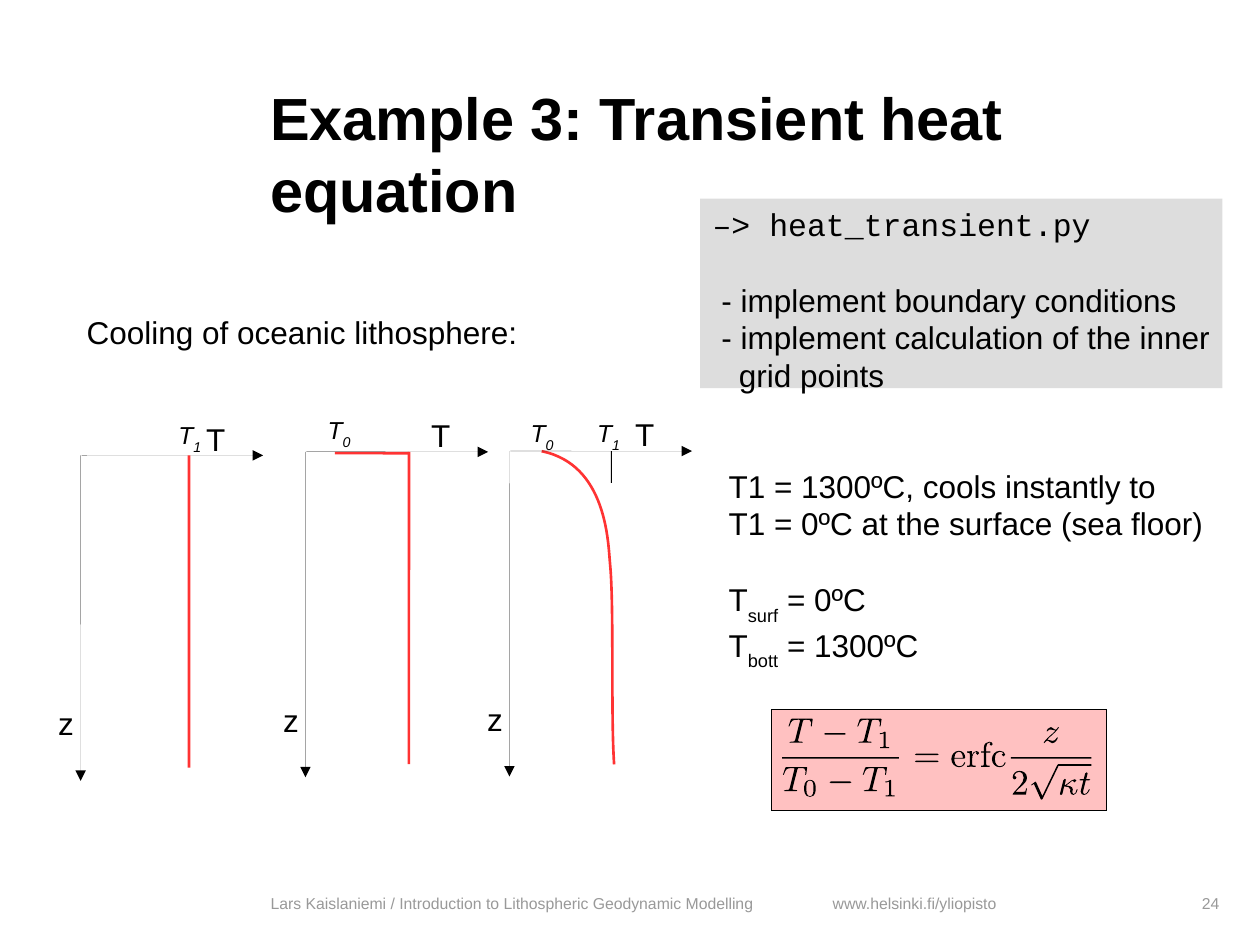
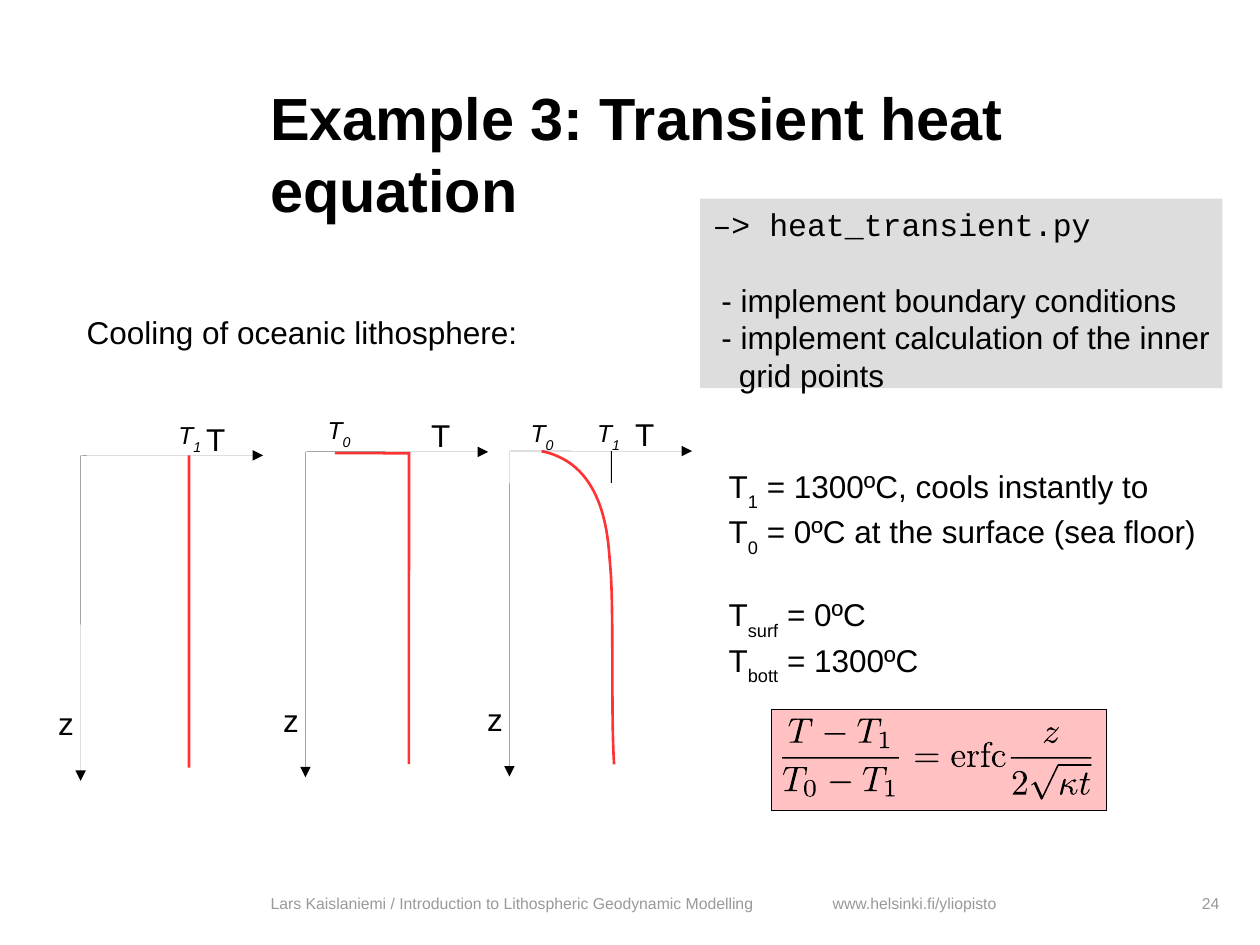
Before and after one commit to HUGG/NGWM2016-modelling-course, a slide deck: slide 24 of Lessons/05-Finite-differences/finite_differences.odp. Drawn at 1260x945 pixels with LibreOffice and Linux fonts; fonts in the diff are those of the drawing; background and template pictures are left out. Boxes give left, top, right and bottom in pixels: in the first picture for what was removed or moved away, otherwise in the second. Text is boxed around its words. In the diff, an @@ line names an element or a change of style, - is before the commit and + after.

```diff
--- a/Lessons/05-Finite-differences/finite_differences.odp
+++ b/Lessons/05-Finite-differences/finite_differences.odp
@@ text at box(794, 475, 1196, 549): text changed @@
-T1 = 1300ºC, cools instantly to
-T1 = 0ºC at the surface (sea floor)
+T1 = 1300ºC, cools instantly to
+T0 = 0ºC at the surface (sea floor)
```
Also in this commit, not shown: 20 other slides changed, 2 other files.
